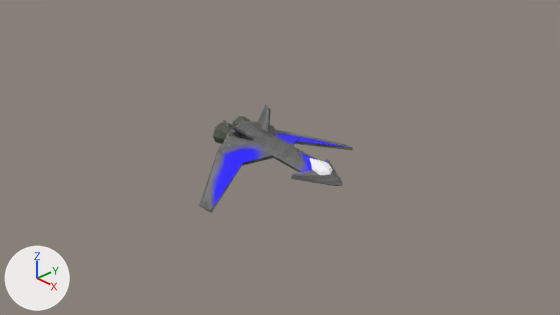
The Blender file asset_sources/empfi.blend: old version first, new version second.
Camera for both pictures: the file's camera 'Camera'. The axes (+X, +Y, +Z) are drawn at lower left. The lights are the same throughout.

In view in the first picture: 'main'.
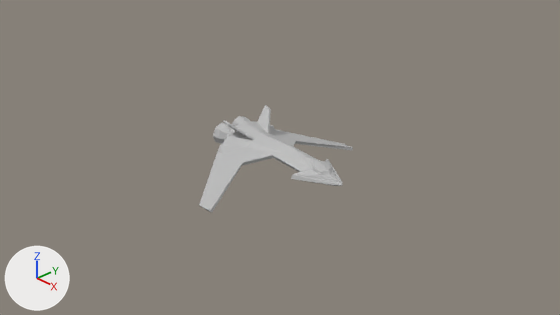
Where the change shows, as pixel boxes (x1, y1, x2, y2) in the pictures (560 x 315 px):
'main', surface changed: (199, 105, 353, 213) in both
part 1 of me_cylinder, built on: (295, 154, 328, 174) in both

Edits to the bpy script that builds the scene:
```text
Change mat_material_001:
    remove # nodes: BsdfPrincipled x3, MixShader x2, OutputMaterial, TexImage x3
    remove # uses the picture img_untitled
    remove # uses the picture img_untitled_001
    remove # uses the picture img_untitled_002
    nodes: BsdfPrincipled x3, MixShader x2, OutputMaterial
    colours: grey #bcbcbc
Change me_cylinder:
    where me_cylinder.from_pydata(...)  # 133 vertices, 111 faces; spans x -0.72..0.81, y -0.94..0.0, z -0.24..0.27
    used by ob_main; location = (0.0, 0.0, 0.0); scale = (1.53, 1.53, 1.53)
    verts and faces of me_cylinder; kept vertices keep their numbers, new ones are numbered from 133
    before: 12 (0.49, -0.08, 0.05) at pixel (309, 168), 13 (0.31, 0.0, 0.1) at pixel (302, 154), 28 (0.41, -0.23, 0.01) at pixel (292, 174), 104 (0.52, -0.09, 0.05) at pixel (312, 169), 105 (0.4, 0.0, 0.09) at pixel (309, 158)
    me_cylinder part 1
    add delete_faces([(12, 28, 104, 105, 13)])
    add faces += [(12, 104, 105, 13), (12, 28, 104)]
```
